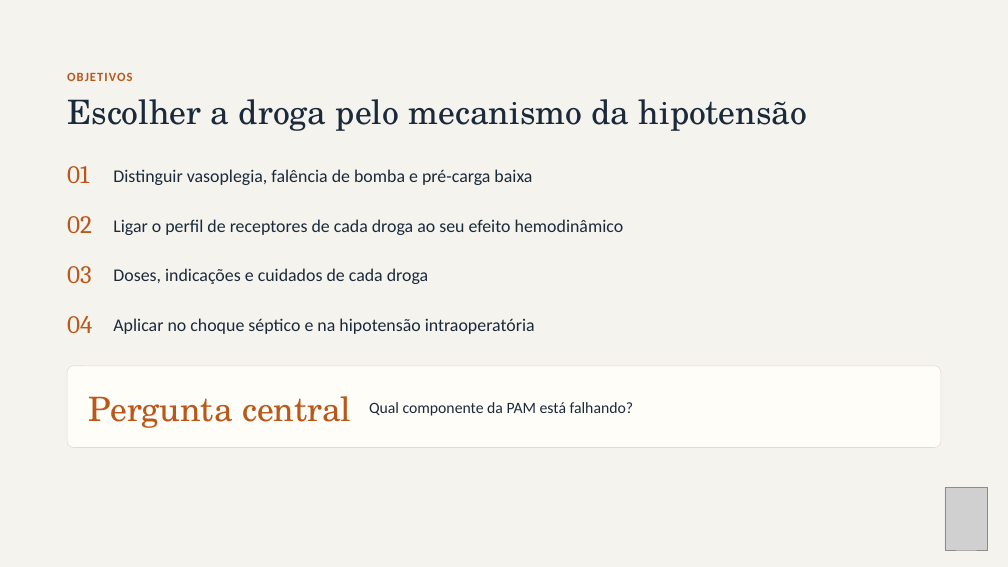
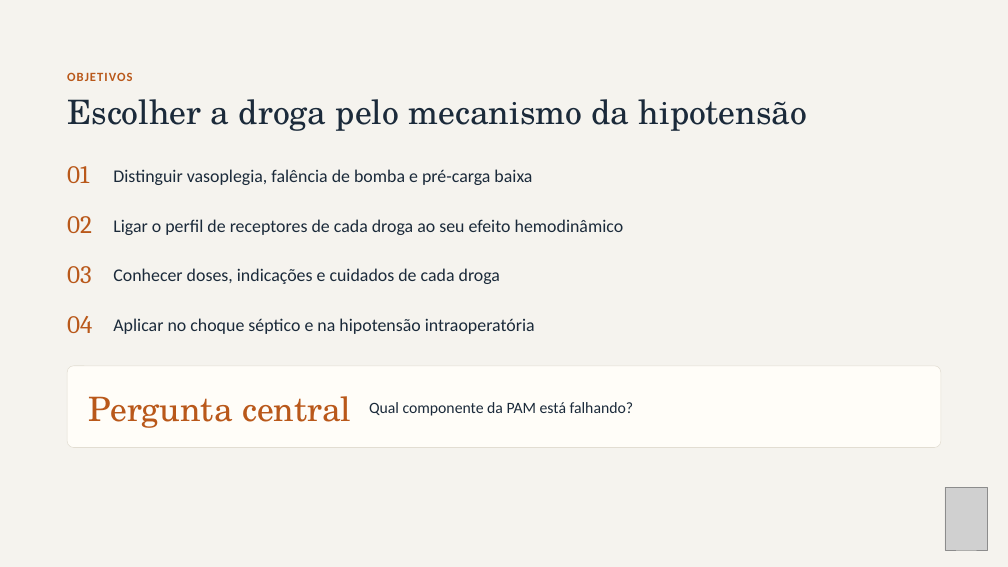
Before and after one commit to brunomoraesdubois-bit/Bruno, a slide deck: slide 2 of apresentacao/Aminas_Vasoativas.pptx. Drawn at 1008x567 pixels with LibreOffice and Linux fonts; fonts in the diff are those of the drawing; grey boxes stand for pictures. Boxes give left, top, right and bottom in pixels: in the first picture for what was removed or moved away, otherwise in the second. Text is boxed around its words. In the diff, an @@ line names an element or a change of style, - is before the commit and + after.

```diff
--- a/apresentacao/Aminas_Vasoativas.pptx
+++ b/apresentacao/Aminas_Vasoativas.pptx
@@ text at bbox=[113, 268, 500, 284]: text changed @@
-Doses, indicações e cuidados de cada droga
+Conhecer doses, indicações e cuidados de cada droga
```
Also in this commit, not shown: 4 other slides changed, 18 other files.
